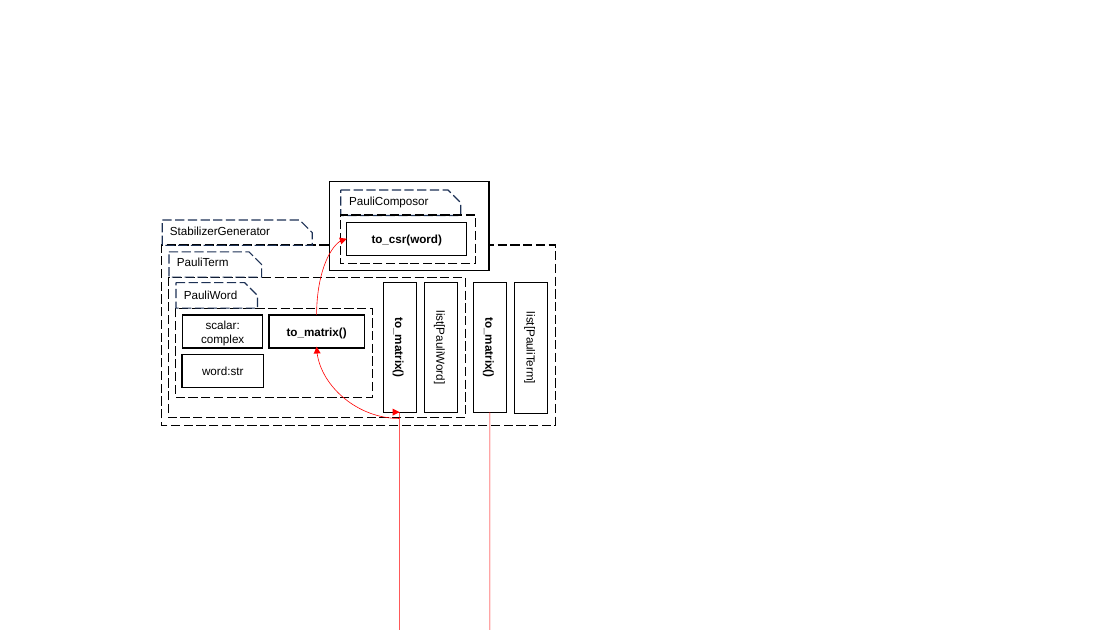
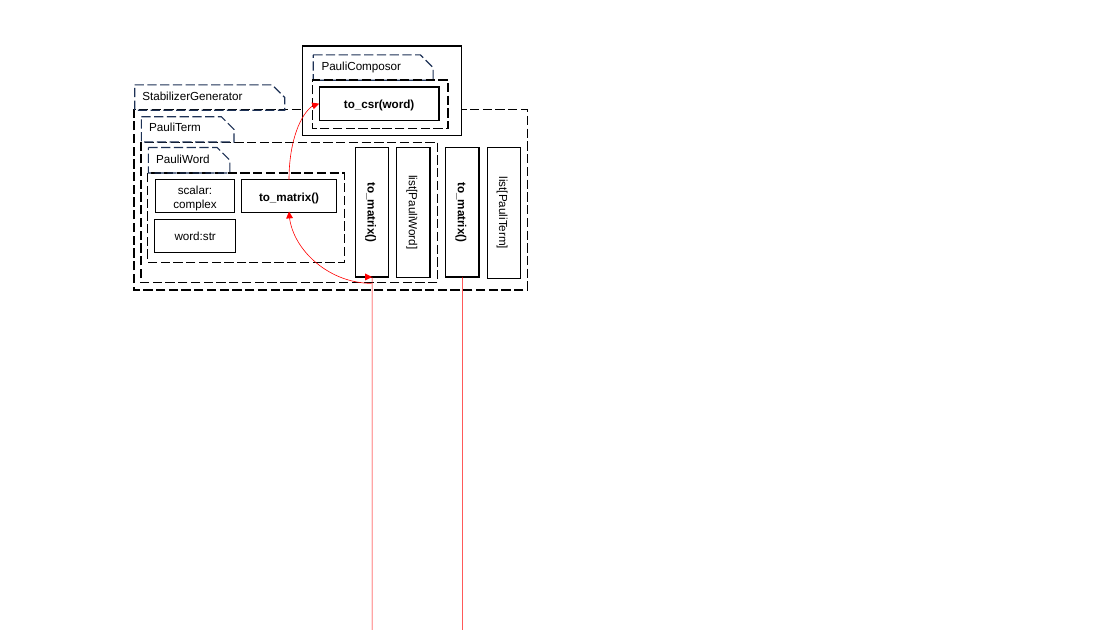
Before and after one commit to NAIST-Archlab/qimax-soft, a slide deck: slide 1 of images/draw.pptx (slide 3 before the commit). Drawn at 1120x630 pixels with LibreOffice and Linux fonts; fonts in the diff are those of the drawing. Boxes give left, top, right and bottom in pixels: in the first picture for what was removed or moved away, otherwise in the second. Text is boxed around its words. In the diff, an @@ line names an element or a change of style, - is before the commit and + after.

```diff
--- a/images/draw.pptx
+++ b/images/draw.pptx
@@ text "StabilizerGenerator": place and size @@
-text "StabilizerGenerator" at [170, 226, 270, 235]
+text "StabilizerGenerator" at [142, 91, 242, 100]
@@ 4 rectangles, 1 snip rect: place and size @@
-4 rectangles, 1 snip rect at [161, 215, 555, 426]
+4 rectangles, 1 snip rect at [134, 80, 528, 291]
@@ 9 rectangles, 3 texts, 3 snip rects, 3 curved arrows: place and size @@
-9 rectangles, 3 texts, 3 snip rects, 3 curved arrows at [162, 181, 548, 439]
+9 rectangles, 3 texts, 3 snip rects, 3 curved arrows at [134, 46, 520, 304]
```
Also in this commit, not shown: 1 other slide changed, 1 slide added, 3 slides removed.
